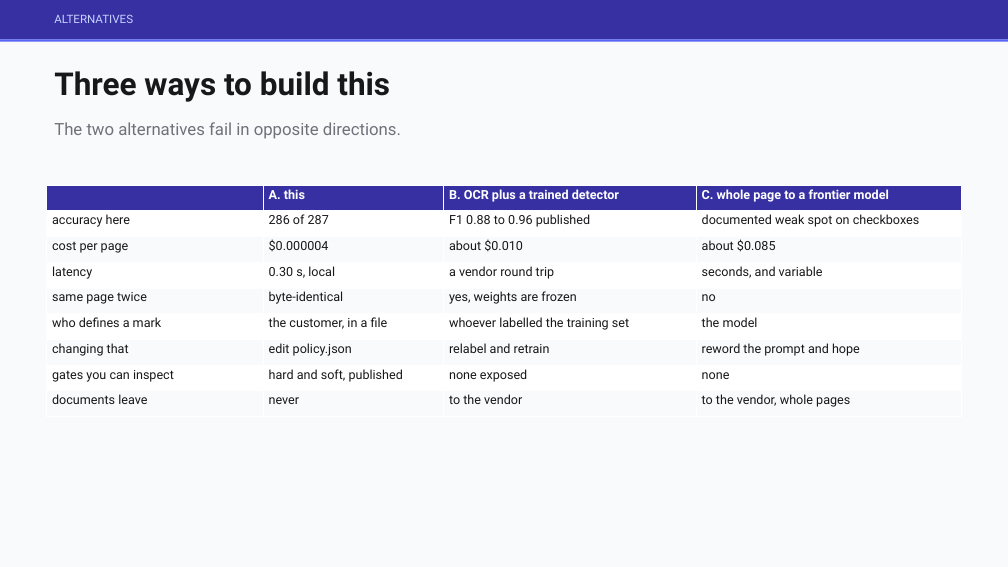
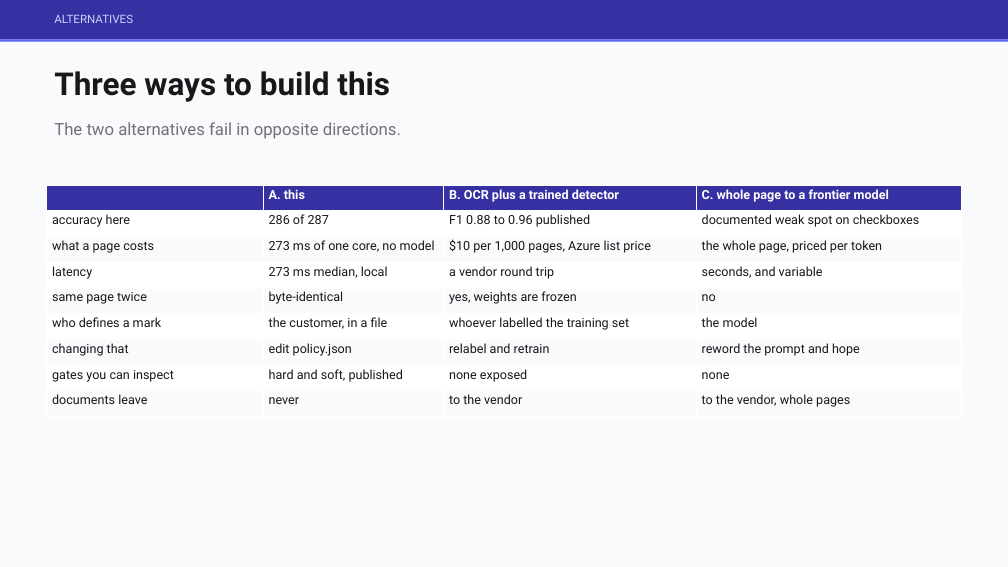
Before and after one commit to jameswniu/synthetic-image-recognition-cnn-harness, a slide deck: slide 9 of deliverables/checkbox-approach.pptx. Drawn at 1008x567 pixels with LibreOffice and Linux fonts; fonts in the diff are those of the drawing. Boxes give left, top, right and bottom in pixels: in the first picture for what was removed or moved away, otherwise in the second. Text is boxed around its words. In the diff, an @@ line names an element or a change of style, - is before the commit and + after.

```diff
--- a/deliverables/checkbox-approach.pptx
+++ b/deliverables/checkbox-approach.pptx
@@ table at [47, 185, 961, 417] @@
-row 3: cost per page | $0.000004 | about $0.010 | about $0.085
+row 3: what a page costs | 273 ms of one core, no model | $10 per 1,000 pages, Azure list price | the whole page, priced per token
-row 4, column 2: 0.30 s, local
+row 4, column 2: 273 ms median, local
```
Also in this commit, not shown: 7 other slides changed, 3 other files.
